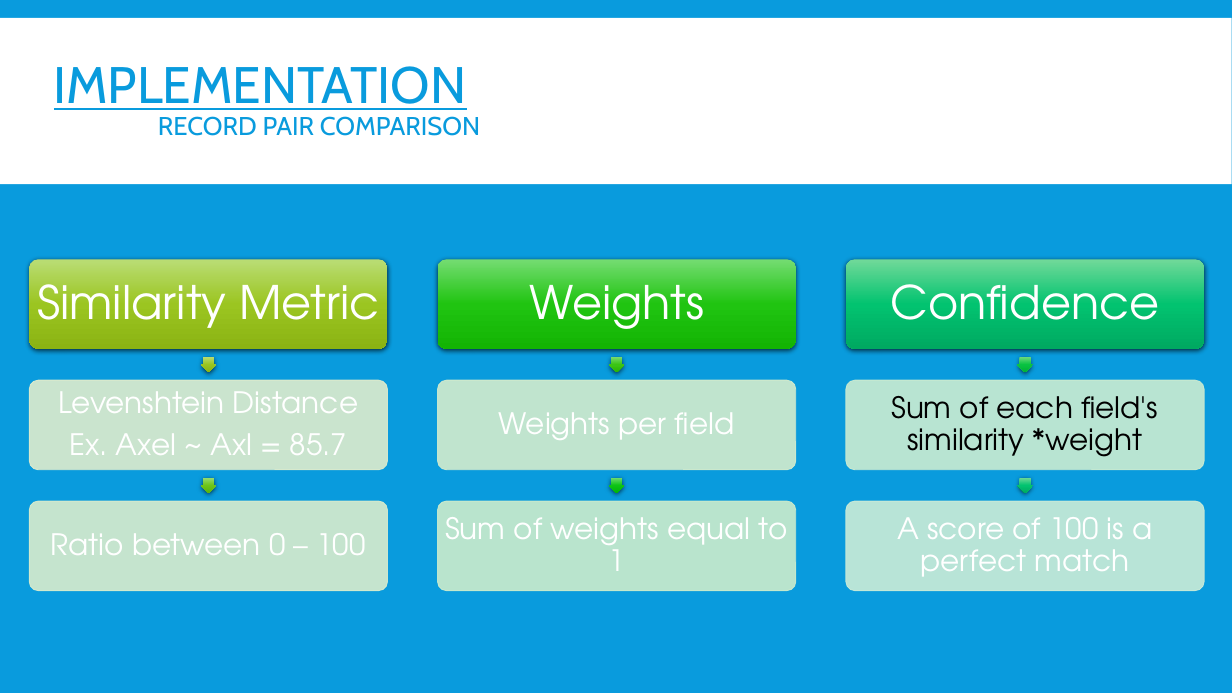
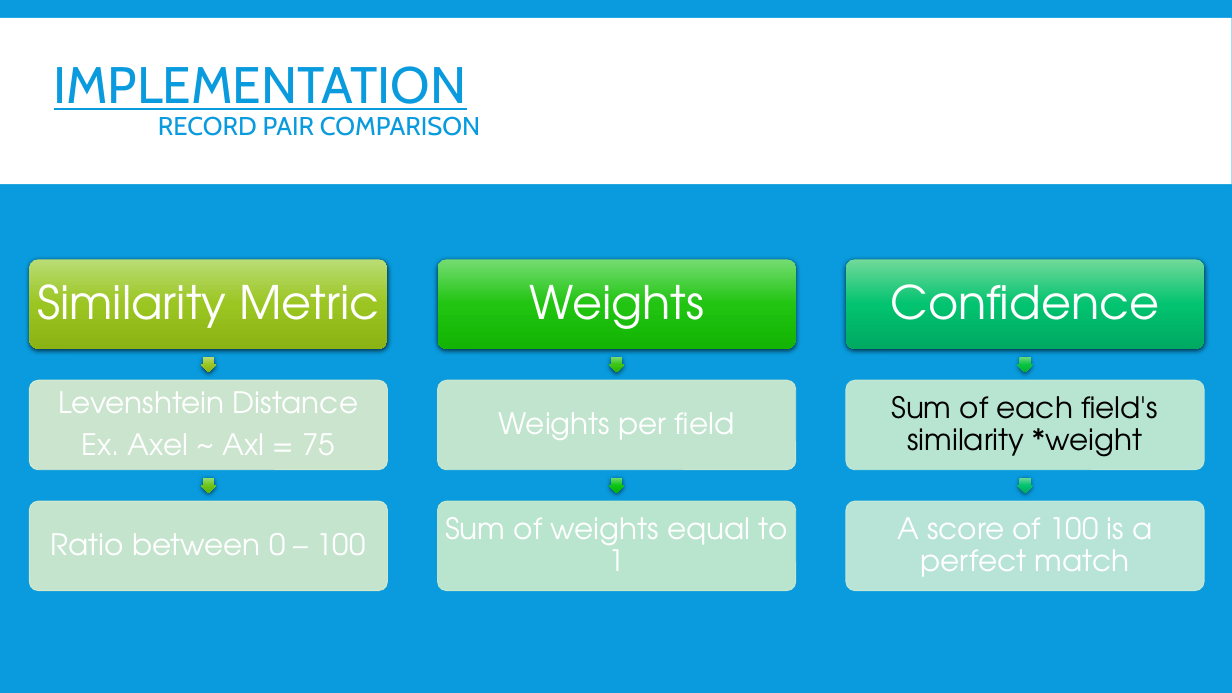
Before and after one commit to OryGregS/SeniorProject, a slide deck: slide 14 of docs/FuzzyRecordLinkage.pptx. Drawn at 1232x693 pixels with LibreOffice and Linux fonts; fonts in the diff are those of the drawing. Boxes give left, top, right and bottom in pixels: in the first picture for what was removed or moved away, otherwise in the second. Text is boxed around its words. In the diff, an @@ line names an element or a change of style, - is before the commit and + after.

```diff
--- a/docs/FuzzyRecordLinkage.pptx
+++ b/docs/FuzzyRecordLinkage.pptx
@@ text at <box>82,433,335,455</box>: text changed @@
-Ex. Axel ~ Axl = 85.7
+Ex. Axel ~ Axl = 75
```
Also in this commit, not shown: 3 other slides changed, 36 other files.
